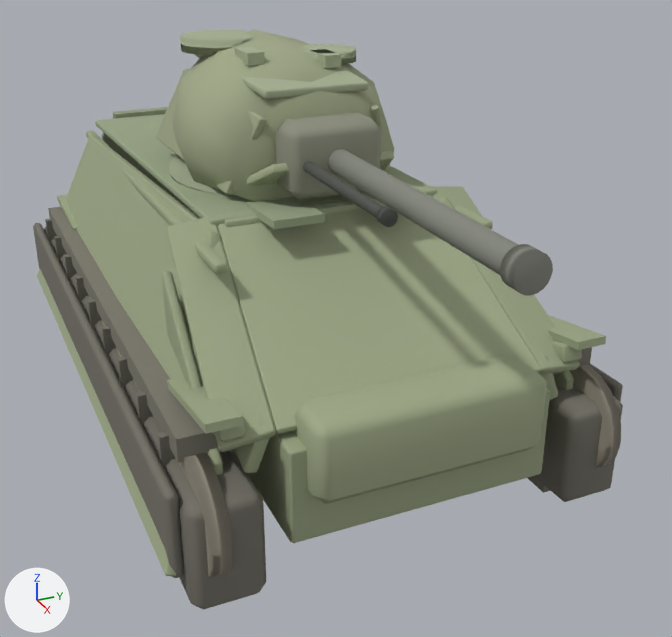
The Blender file assets/authored/authored_sherman_boxmodel_v1/authored_sherman_boxmodel_v1.blend: old version first, new version second.
Rendered twice from a camera (50 mm lens) standing at (4.35, -1.61, 1.95) and looking at (0.46, 0.15, 0.0). The lights are fixed; the arrows at lower left show +X, +Y and +Z. The first picture is the older version.

Names of what the first picture shows: 'barrel', 'hull_glacis_slope__hull_glacis', 'hull_lower_tub__hull_left', 'left_flush_glacis_shoulder__hull_left', 'left_outer_track_skirt__track_outer', 'left_sloped_sponson__hull_left', 'left_track_motion', 'left_track_top_inner__track_inner_top_bottom', 'mantlet', 'right_sloped_sponson__hull_right', 'right_track_motion', 'rounded_transmission_cover__hull_glacis', 'turret_cast_oval_shell__turret_left' and 44 more.
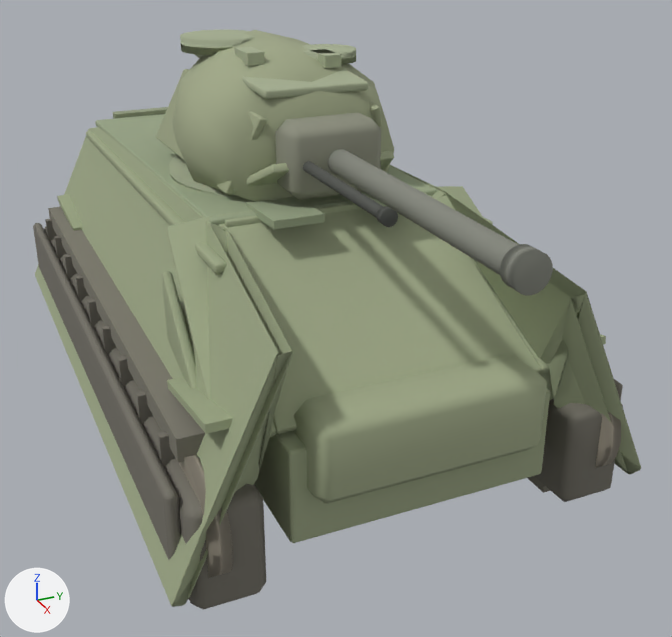
Commit message: Raycast close boxmodel sponson shells

Location of each change, (x1, y1, x2, y2) in pixels of the pictures (672 x 637 px):
'left_sloped_sponson__hull_left', reshaped (40% wider, 9% taller): before (37, 135, 221, 576); after (35, 127, 293, 607)
'right_sloped_sponson__hull_right', reshaped (mostly hidden before): before (440, 197, 620, 449); after (390, 165, 641, 474)
'left_flush_glacis_shoulder__hull_left', unchanged, covered by the edit: before (166, 216, 276, 452); after (166, 216, 276, 437)
'right_flush_glacis_shoulder__hull_right', unchanged, covered by the edit: before (429, 186, 580, 374); after (429, 186, 550, 374)

Edits to the bpy script that builds the scene:
```text
Change me_left_sloped_sponson__hull_left_mesh:
    used by ob_left_sloped_sponson__hull_left; parent = ob_hull_root; location = (0.0, 0.0, 0.0)
    verts and faces of me_left_sloped_sponson__hull_left_mesh; kept vertices keep their numbers, new ones are numbered from 4
    before: 0 (1.6, -1.03, -0.36), 1 (-1.7, -1.03, -0.38), 2 (-1.46, -0.62, 0.58), 3 (0.78, -0.55, 0.65)
    remove me_left_sloped_sponson__hull_left_mesh.from_pydata(...)  # 4 vertices, 1 face; spans x -1.7..1.6, y -1.03..-0.55, z -0.38..0.65
    add me_left_sloped_sponson__hull_left_mesh.from_pydata(...)  # 10 vertices, 6 faces; spans x -1.76..1.72, y -1.04..-0.53, z -0.4..0.68
    me_left_sloped_sponson__hull_left_mesh part 1
    add delete_vertices([*range(0, 4)])  # with the faces that use them
    add verts[4] = (1.72, -1.04, -0.4)
    add verts[5] = (-1.76, -1.04, -0.4)
    add verts[6] = (-1.7, -0.6, 0.56)
    add verts[7] = (1.72, -0.6, 0.56)
    add verts[8] = (-1.46, -0.56, 0.62)
    add verts[9] = (0.78, -0.53, 0.68)
    add verts[10] = (1.54, -0.69, -0.04)
    add verts[11] = (1.54, -0.61, 0.16)
    add verts[12] = (-1.69, -0.63, -0.3)
    add verts[13] = (-1.49, -0.57, 0.58)
    add faces += [(4, 5, 6, 7), (6, 8, 9, 7), (4, 7, 11, 10), (5, 12, 13, 6), (7, 10, 11, 9), (6, 13, 8)]
Change me_right_sloped_sponson__hull_right_mesh:
    used by ob_right_sloped_sponson__hull_right; parent = ob_hull_root; location = (0.0, 0.0, 0.0)
    verts and faces of me_right_sloped_sponson__hull_right_mesh; kept vertices keep their numbers, new ones are numbered from 4
    before: 0 (-1.7, 1.03, -0.38), 1 (1.6, 1.03, -0.36), 2 (0.78, 0.55, 0.65), 3 (-1.46, 0.62, 0.58)
    remove me_right_sloped_sponson__hull_right_mesh.from_pydata(...)  # 4 vertices, 1 face; spans x -1.7..1.6, y 0.55..1.03, z -0.38..0.65
    add me_right_sloped_sponson__hull_right_mesh.from_pydata(...)  # 10 vertices, 6 faces; spans x -1.76..1.72, y 0.53..1.04, z -0.4..0.68
    me_right_sloped_sponson__hull_right_mesh part 2
    add delete_vertices([*range(0, 4)])  # with the faces that use them
    add verts[4] = (1.72, 1.04, -0.4)
    add verts[5] = (-1.76, 1.04, -0.4)
    add verts[6] = (-1.7, 0.6, 0.56)
    add verts[7] = (1.72, 0.6, 0.56)
    add verts[8] = (-1.46, 0.56, 0.62)
    add verts[9] = (0.78, 0.53, 0.68)
    add verts[10] = (1.54, 0.69, -0.04)
    add verts[11] = (1.54, 0.61, 0.16)
    add verts[12] = (-1.69, 0.63, -0.3)
    add verts[13] = (-1.49, 0.57, 0.58)
    add faces += [(4, 5, 6, 7), (6, 8, 9, 7), (4, 7, 11, 10), (5, 12, 13, 6), (7, 10, 11, 9), (6, 13, 8)]
```
